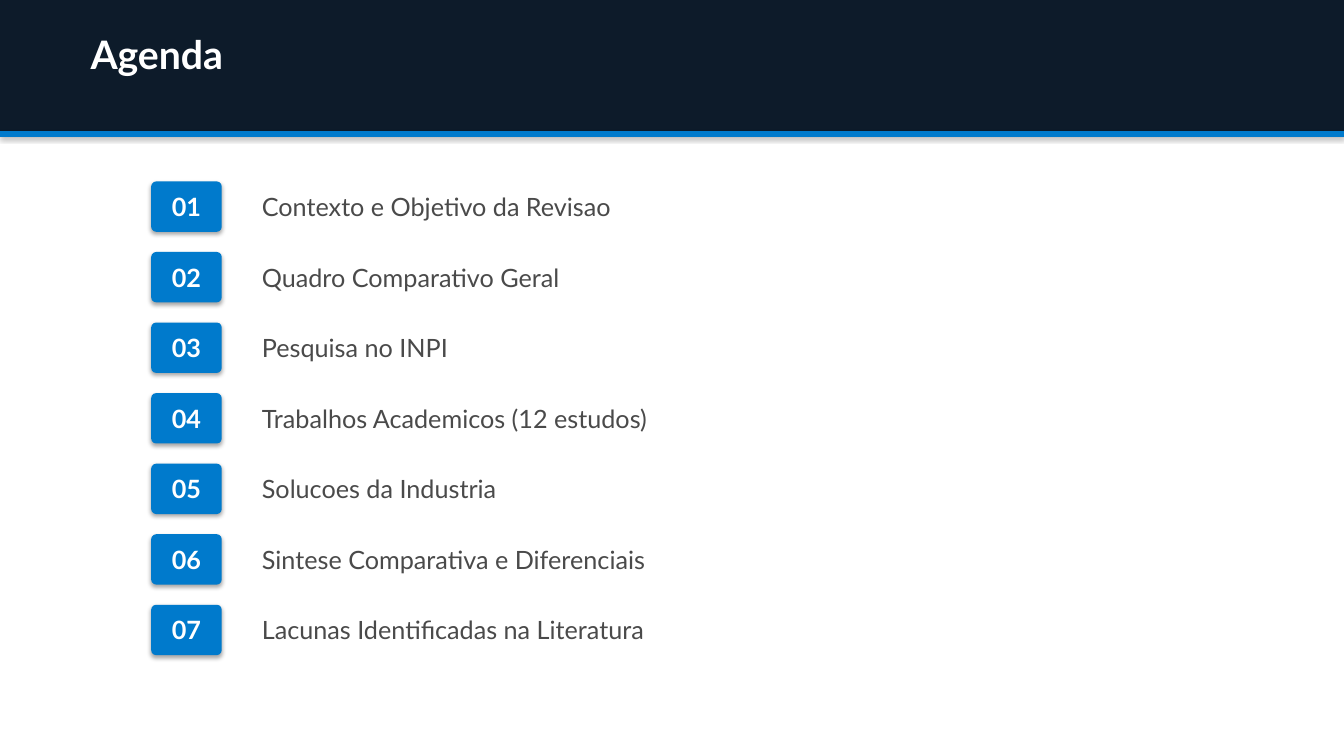
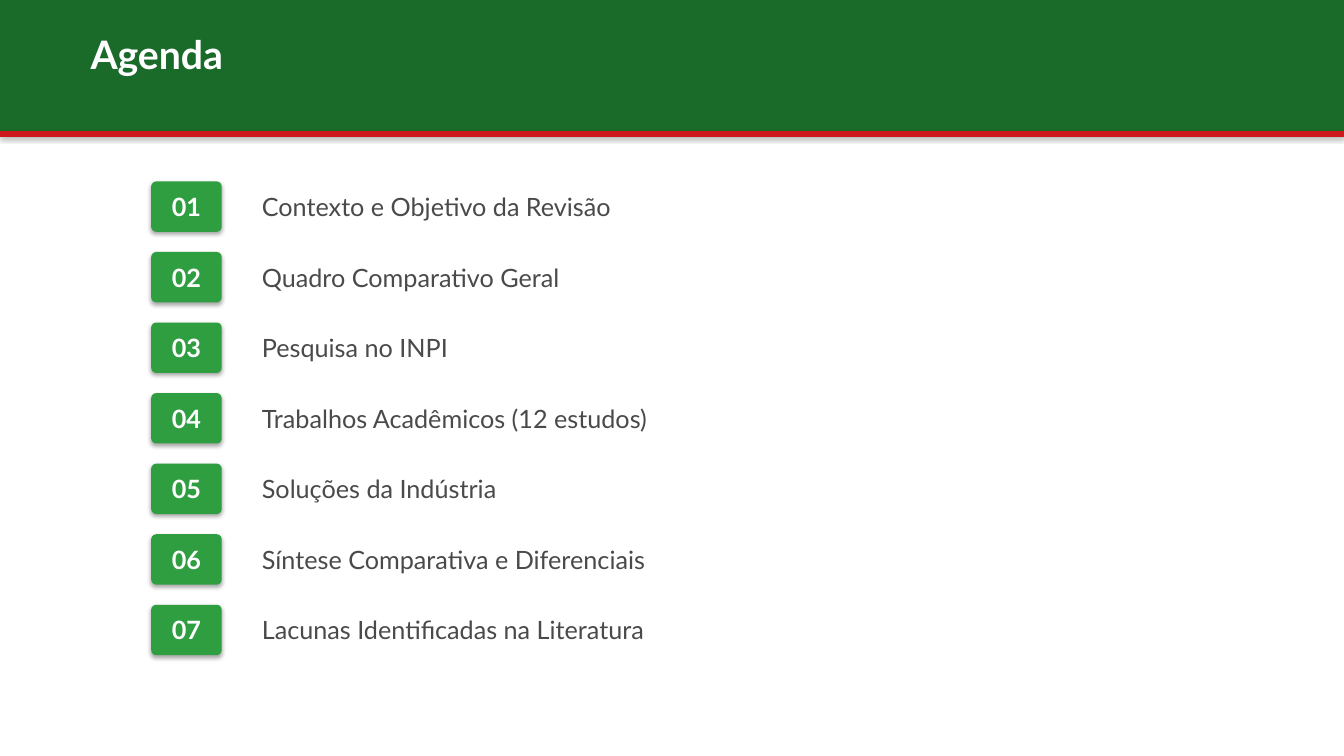
Before and after one commit to jgbcientista/gestao-autonomo, a slide deck: slide 2 of docs/trabalhos-relacionados.pptx. Drawn at 1344x756 pixels with LibreOffice and Linux fonts; fonts in the diff are those of the drawing. Boxes give left, top, right and bottom in pixels: in the first picture for what was removed or moved away, otherwise in the second. Text is boxed around its words. In the diff, an @@ line names an element or a change of style, - is before the commit and + after.

```diff
--- a/docs/trabalhos-relacionados.pptx
+++ b/docs/trabalhos-relacionados.pptx
@@ rectangle at bbox=[0, 0, 1344, 131]: fill #0D1B2A to #1A6B2A @@
@@ rectangle at bbox=[0, 131, 1344, 137]: fill #007ACC to #CD191E @@
@@ text at bbox=[262, 197, 611, 221]: text changed @@
-Contexto e Objetivo da Revisao
+Contexto e Objetivo da Revisão
@@ text at bbox=[262, 408, 647, 432]: text changed @@
-Trabalhos Academicos (12 estudos)
+Trabalhos Acadêmicos (12 estudos)
@@ text at bbox=[262, 479, 497, 503]: text changed @@
-Solucoes da Industria
+Soluções da Indústria
@@ text at bbox=[262, 550, 645, 574]: text changed @@
-Sintese Comparativa e Diferenciais
+Síntese Comparativa e Diferenciais
@@ fill #007ACC to #2F9E41 in 7 elements at bbox=[151, 181, 222, 232], bbox=[151, 252, 222, 302], bbox=[151, 323, 222, 373], bbox=[151, 393, 222, 444], bbox=[151, 464, 222, 514], bbox=[151, 534, 222, 585], bbox=[151, 605, 222, 655] @@
```
Also in this commit, not shown: 16 other slides changed, 2 other files.
